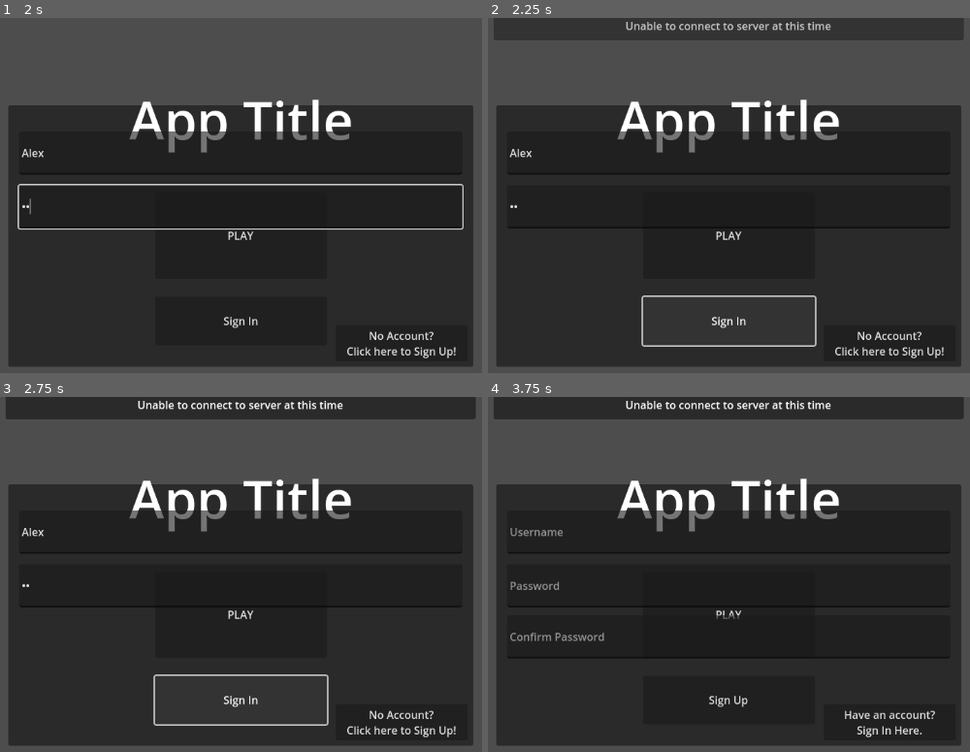
Above: before the commit, frames 1-4 (two rows, left to right).
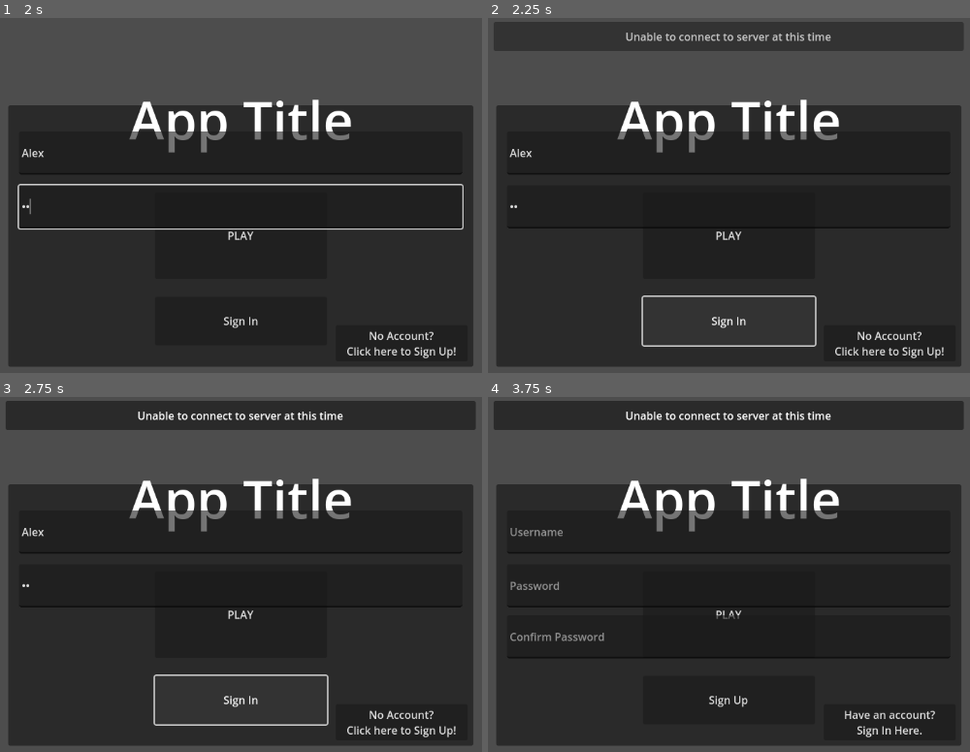
Above: after the commit, the same moments.

Repository: wha-qaq/multiplayer-client
Game: Godot game, scene res://Scenes/title_screen.tscn
Same seed, same stepped clock (60 frames per second), same inputs: the game is played once before the commit and once after it.
Inputs (mouse positions are in pixels of both pictures, inside the frame that each line leads up to):
- Up to frame 1 (2 s): click "PLAY" at 0.5 s; click (241, 152) at 1.27 s; type "Alex" at 1.35 s; click (241, 206) at 1.5 s; type "12" at 1.58 s
- Up to frame 2 (2.25 s): click "Sign In" at 2 s
- Up to frame 3 (2.75 s): no input
- Up to frame 4 (3.75 s): click "PLAY" at 2.75 s; click "No Account? Click here to Sig…" at 3.5 s

Frame 1 is identical in both runs. In frame 2, 4.9% of the frame differs, in the area x 1-99%, y 0-10%; in frame 3, 5.0%; in frame 4, 5.0%.

Commit message:
Proper Query Management
Queries are now encoded properly before sending through the API

Diff:
--- a/Scenes/Objects/notifications.tscn
+++ b/Scenes/Objects/notifications.tscn
@@ -43,9 +43,10 @@
 
 [node name="Container" type="VBoxContainer" parent="."]
 layout_mode = 1
-anchors_preset = 15
+anchors_preset = -1
 anchor_right = 1.0
 anchor_bottom = 1.0
+offset_top = 16.0
 grow_horizontal = 2
 grow_vertical = 2
 mouse_filter = 2
--- a/Source/Networking/player_auth.gd
+++ b/Source/Networking/player_auth.gd
@@ -54,11 +54,11 @@
 func get_uid():
 	return uid
 
-func request_login(username, password):
-	return request.open_request(LOGIN % [username, password], [], HTTPClient.METHOD_POST)
+func request_login(username : String, password : String):
+	return request.open_request(LOGIN % [username.uri_encode(), password.uri_encode()], [], HTTPClient.METHOD_POST)
 
-func request_creation(username, password):
-	return request.open_request(CREATE_ACCOUNT % [username, password], [], HTTPClient.METHOD_POST)
+func request_creation(username : String, password : String):
+	return request.open_request(CREATE_ACCOUNT % [username.uri_encode(), password.uri_encode()], [], HTTPClient.METHOD_POST)
 
 func invalidate_token():
 	auth = ""
--- a/Source/UI/room_select.gd
+++ b/Source/UI/room_select.gd
@@ -78,7 +78,7 @@
 		return
 	reflect_added(response)
 
-func request_get_room(room_id):
+func request_get_room(room_id : int):
 	var response = await room_open.request_block_auth(ROOM_GET % room_id, [], HTTPClient.METHOD_GET)
 	if not response:
 		return
@@ -90,7 +90,7 @@
 		return
 
 	var allow = "1" if new_permission else "0"
-	var req = ROOM_PERM % [selected_room, allow]
+	var req = ROOM_PERM % [selected_room, allow.uri_encode()]
 	var headers = ["Content-Type: application/json"]
 	var body = JSON.stringify([username])
 	return room_post.open_request_auth(req, headers, HTTPClient.METHOD_POST, body)
--- a/Source/main_room.gd
+++ b/Source/main_room.gd
@@ -26,7 +26,7 @@
 		settings_menu.load_settings(player_name)
 		return
 
-	character_replicator.name_character(uid, player_name)
+	character_replicator.name_character(uid, player_name.uri_encode())
 
 func join_character(uid : int, player_name : String, char_position : Vector2):
 	if PlayerAuth.get_uid() == uid:
--- a/Source/room_connector.gd
+++ b/Source/room_connector.gd
@@ -11,7 +11,7 @@
 
 const JOIN_ROOM = DOMAIN_WS + "/join?room_id=%s"
 const GET_ROOM = DOMAIN + "/rooms?room_id=%s"
-const RENAME_SELF = DOMAIN + "/rooms/name/user?room_id=%s"
+const RENAME_SELF = DOMAIN + "/rooms/name/user?room_id=%s&username=%s"
 
 const MESSAGE_FORMAT = "m%s"
 const MOVE_FORMAT = "/%s,%s"
@@ -76,7 +76,7 @@
 	if active_room < 0:
 		return
 
-	rename_user.open_request_auth(RENAME_SELF % [active_room], [], HTTPClient.METHOD_POST)
+	rename_user.open_request_auth(RENAME_SELF % [active_room, new_name.uri_encode()], [], HTTPClient.METHOD_POST)
 
 func exit_room():
 	if socket.get_ready_state() != WebSocketPeer.STATE_OPEN:
